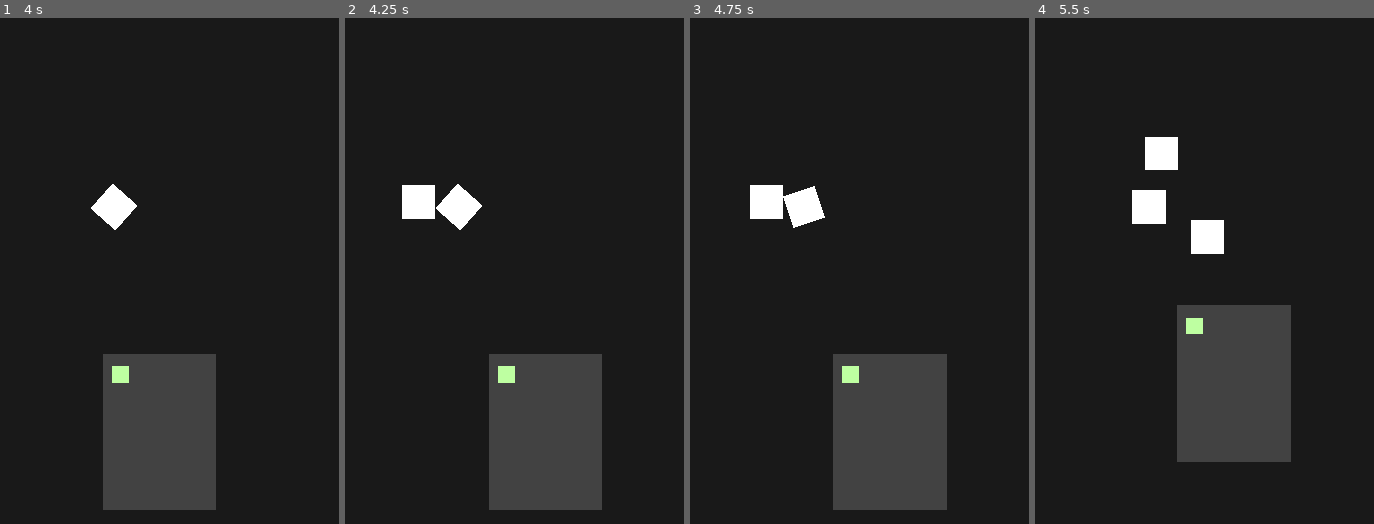
Above: before the commit, frames 1-4 (left to right).
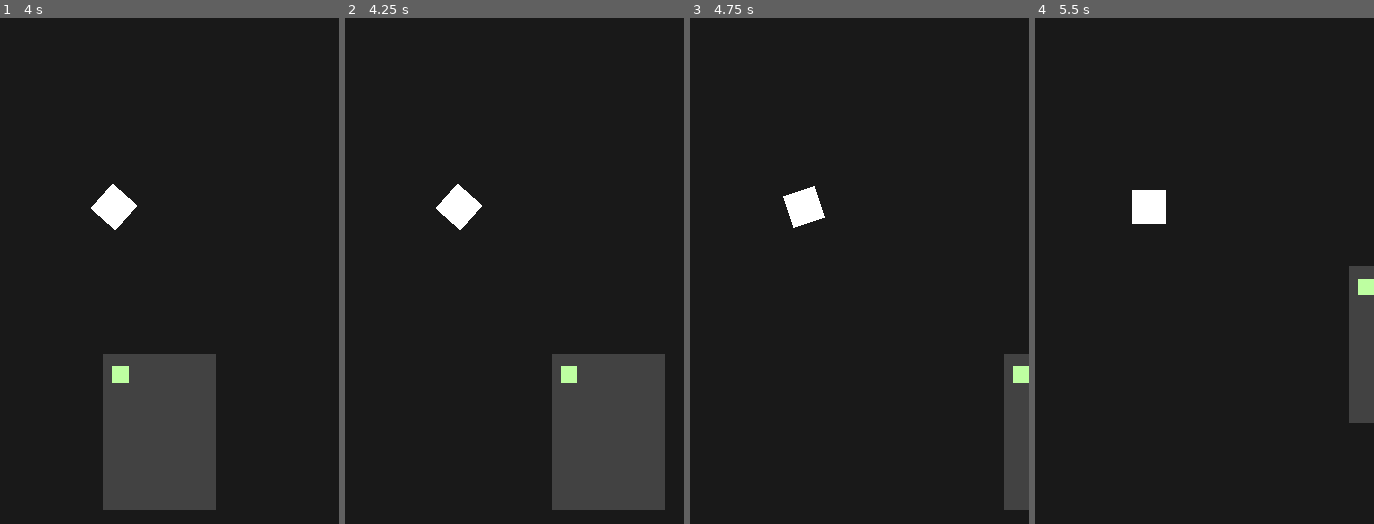
Above: after the commit, the same moments.

Repository: kuma-gee/explosive-delivery
Game: Godot game, scene res://src/bootsplash/SplashScreen.tscn
Same seed, same stepped clock (60 frames per second), same inputs: the game is played once before the commit and once after it.
Inputs (mouse positions are in pixels of both pictures, inside the frame that each line leads up to):
- Up to frame 1 (4 s): tap Enter at 0.5, 3.5 s; move the mouse to (213, 164) at 0.52 s; hold D (move_right) 0.53-1.25 s; tap Space (interact) at 0.6, 2, 2.3, 3.8 s; click (213, 164) at 0.67 s; drag from (23, 245) to (91, 367) at 1.27 s; move the mouse to (159, 33) at 2.02 s; hold D (move_right) 2.03-2.75 s; tap Alt at 2.1 s; drag from (91, 367) to (outside the picture) at 2.77 s; move the mouse to (247, 326) at 3.52 s; hold A (move_left) from 3.53 s (still down); tap Shift at 3.6 s
- Up to frame 2 (4.25 s): keep holding A (move_left)
- Up to frame 3 (4.75 s): release A (move_left) at 4.25 s; drag from (outside the picture) to (outside the picture) at 4.27 s
- Up to frame 4 (5.5 s): tap Space (interact) at 5, 5.1 s; move the mouse to (1170, 205) at 5.02 s; hold S (move_down) from 5.03 s (still down); click (1170, 205) at 5.17 s

Frame 1 is identical in both runs. In frame 2, 12% of the frame differs, in the area x 16-95%, y 33-98%; in frame 3, 13%; in frame 4, 14%, in the area x 32-100%, y 23-88%.

Commit message:
throw item

Diff:
--- a/project.godot
+++ b/project.godot
@@ -9,7 +9,7 @@
 config_version=4
 
 _global_script_classes=[ {
-"base": "Node",
+"base": "Reference",
 "class": "AimDirectionTop2D",
 "language": "GDScript",
 "path": "res://src/prototyping/player/AimDirectionTop2D.gd"
@@ -54,11 +54,6 @@
 "language": "GDScript",
 "path": "res://src/Logger.gd"
 }, {
-"base": "Node",
-"class": "MoveDirectionTop2D",
-"language": "GDScript",
-"path": "res://src/prototyping/behaviour/MoveDirectionTop2D.gd"
-}, {
 "base": "Reference",
 "class": "OptParse",
 "language": "GDScript",
@@ -69,7 +64,12 @@
 "language": "GDScript",
 "path": "res://addons/godot-css-theme/Options.gd"
 }, {
-"base": "Reference",
+"base": "Area2D",
+"class": "PickupArea",
+"language": "GDScript",
+"path": "res://src/prototyping/behaviour/PickupArea.gd"
+}, {
+"base": "KinematicBody2D",
 "class": "PickupItem",
 "language": "GDScript",
 "path": "res://src/prototyping/behaviour/PickupItem.gd"
@@ -79,10 +79,15 @@
 "language": "GDScript",
 "path": "res://src/input/PlayerInput.gd"
 }, {
-"base": "Reference",
+"base": "Node",
 "class": "PlayerMoveTop2D",
 "language": "GDScript",
 "path": "res://src/prototyping/player/PlayerMoveTop2D.gd"
+}, {
+"base": "Node",
+"class": "Projectile2D",
+"language": "GDScript",
+"path": "res://src/prototyping/behaviour/Projectile2D.gd"
 }, {
 "base": "Timer",
 "class": "Spawner",
@@ -124,12 +129,13 @@
 "FreeOnExit2D": "",
 "InputReader": "",
 "Logger": "",
-"MoveDirectionTop2D": "",
 "OptParse": "",
 "Options": "",
+"PickupArea": "",
 "PickupItem": "",
 "PlayerInput": "",
 "PlayerMoveTop2D": "",
+"Projectile2D": "",
 "Spawner": "",
 "Stylesheet": "",
 "ThemeApplier": "",
--- a/scenes/Main.tscn
+++ b/scenes/Main.tscn
@@ -1,20 +1,20 @@
-[gd_scene load_steps=12 format=2]
+[gd_scene load_steps=11 format=2]
 
 [ext_resource path="res://src/prototyping/player/PlayerMoveTop2D.gd" type="Script" id=1]
+[ext_resource path="res://src/prototyping/behaviour/PickupArea.gd" type="Script" id=2]
 [ext_resource path="res://src/prototyping/player/PickupHand.gd" type="Script" id=3]
 [ext_resource path="res://src/input/PlayerInput.gd" type="Script" id=4]
 [ext_resource path="res://src/prototyping/player/AimDirectionTop2D.gd" type="Script" id=5]
-[ext_resource path="res://src/domain/Obstacle.tscn" type="PackedScene" id=6]
-[ext_resource path="res://src/prototyping/behaviour/PickupItem.gd" type="Script" id=7]
+[ext_resource path="res://src/prototyping/behaviour/PickupItem.tscn" type="PackedScene" id=6]
 [ext_resource path="res://src/prototyping/Object2D.tscn" type="PackedScene" id=8]
-[ext_resource path="res://src/prototyping/Item2D.tscn" type="PackedScene" id=9]
-[ext_resource path="res://src/prototyping/behaviour/Spawner.gd" type="Script" id=10]
 
-[sub_resource type="RectangleShape2D" id=3]
+[sub_resource type="RectangleShape2D" id=6]
 extents = Vector2( 20, 20 )
 
+[sub_resource type="RectangleShape2D" id=5]
+
 [sub_resource type="RectangleShape2D" id=2]
-extents = Vector2( 5, 20 )
+extents = Vector2( 20, 20 )
 
 [node name="Main" type="Node2D"]
 
@@ -27,15 +27,21 @@
 margin_bottom = 463.0
 color = Color( 0.262745, 0.262745, 0.262745, 1 )
 
-[node name="PickupItem" type="Area2D" parent="Truck"]
-position = Vector2( 140, 300 )
+[node name="PickupItem" parent="Truck" instance=ExtResource( 6 )]
+
+[node name="Projectile2D" parent="Truck/PickupItem" index="0"]
+deceleration = 50
+
+[node name="PickupArea" type="Area2D" parent="Truck/PickupItem"]
 collision_layer = 8
 collision_mask = 0
-script = ExtResource( 7 )
-pickup_item = ExtResource( 9 )
+script = ExtResource( 2 )
+
+[node name="CollisionShape2D" type="CollisionShape2D" parent="Truck/PickupItem/PickupArea"]
+shape = SubResource( 6 )
 
 [node name="CollisionShape2D" type="CollisionShape2D" parent="Truck/PickupItem"]
-shape = SubResource( 3 )
+shape = SubResource( 5 )
 
 [node name="Object2D" parent="Truck/PickupItem" instance=ExtResource( 8 )]
 scale = Vector2( 0.5, 0.5 )
@@ -74,6 +80,7 @@
 input_path = NodePath("../PlayerInput")
 
 [node name="CollisionShape2D" type="CollisionShape2D" parent="Player/PickupHand"]
+position = Vector2( -10, 0 )
 shape = SubResource( 2 )
 
 [node name="Camera2D" type="Camera2D" parent="."]
@@ -81,19 +88,6 @@
 current = true
 zoom = Vector2( 0.5, 0.5 )
 
-[node name="Spawner" type="Timer" parent="."]
-autostart = true
-script = ExtResource( 10 )
-spawn_objects = [ ExtResource( 6 ) ]
-
-[node name="SpawnPoint" type="Position2D" parent="Spawner"]
-position = Vector2( 25, 193 )
-
-[node name="SpawnPoint2" type="Position2D" parent="Spawner"]
-position = Vector2( 25, 141 )
-
-[node name="SpawnPoint3" type="Position2D" parent="Spawner"]
-position = Vector2( 25, 93 )
-
+[editable path="Truck/PickupItem"]
 [editable path="Truck/PickupItem/Object2D"]
 [editable path="Truck/PickupItem/Object2D/Sprite2D"]
--- a/src/Logger.gd
+++ b/src/Logger.gd
@@ -9,7 +9,7 @@
 }
 
 var name = ""
-var levels = [Level.INFO]
+var levels = [Level.INFO, Level.DEBUG]
 
 func _init(n: String):
 	name = n
--- a/src/domain/Obstacle.tscn
+++ b/src/domain/Obstacle.tscn
@@ -2,7 +2,7 @@
 
 [ext_resource path="res://src/prototyping/behaviour/FreeOnExit2D.gd" type="Script" id=1]
 [ext_resource path="res://src/prototyping/Object2D.tscn" type="PackedScene" id=2]
-[ext_resource path="res://src/prototyping/behaviour/MoveDirectionTop2D.gd" type="Script" id=3]
+[ext_resource path="res://src/prototyping/behaviour/Projectile2D.gd" type="Script" id=3]
 
 [sub_resource type="RectangleShape2D" id=1]
 extents = Vector2( 20, 20 )
--- a/src/prototyping/behaviour/MoveDirectionTop2D.gd
+++ /dev/null
@@ -1,9 +0,0 @@
-class_name MoveDirectionTop2D extends Node
-
-export var direction := Vector2.RIGHT
-export var speed := 300
-
-onready var body: KinematicBody2D = get_parent()
-
-func _physics_process(delta):
-	body.move_and_slide(direction * speed)
--- /dev/null
+++ b/src/prototyping/behaviour/PickupArea.gd
@@ -0,0 +1,33 @@
+class_name PickupArea extends Area2D
+
+onready var pickup_item: PickupItem = get_parent()
+
+var logger = Logger.new("PickupArea")
+var pickup_owner: Node2D setget _set_pickup_owner
+
+func _set_pickup_owner(node: Node2D):
+	pickup_owner = node
+	monitorable = not node
+	monitoring = not node
+
+
+func _process(delta):
+	if pickup_owner:
+		pickup_item.global_position = pickup_owner.global_position
+		pickup_item.global_rotation = pickup_owner.global_rotation
+
+
+func picked_up_by(hand: Node2D):
+	if pickup_owner:
+		logger.debug("already picked up by another owner")
+		return
+
+	self.pickup_owner = hand
+
+
+func place_item():
+	self.pickup_owner = null
+
+func throw_item(dir: Vector2):
+	self.pickup_owner = null
+	pickup_item.throw(dir)
--- a/src/prototyping/behaviour/PickupItem.gd
+++ b/src/prototyping/behaviour/PickupItem.gd
@@ -1,3 +1,10 @@
-class_name PickupItem extends Area2D
+class_name PickupItem extends KinematicBody2D
 
 export var pickup_item: PackedScene
+
+onready var projectile: Projectile2D = $Projectile2D
+
+var logger = Logger.new("PickupItem")
+
+func throw(dir: Vector2):
+	projectile.velocity = dir
--- /dev/null
+++ b/src/prototyping/behaviour/PickupItem.tscn
@@ -0,0 +1,17 @@
+[gd_scene load_steps=4 format=2]
+
+[ext_resource path="res://src/prototyping/behaviour/Projectile2D.gd" type="Script" id=1]
+[ext_resource path="res://src/prototyping/behaviour/PickupItem.gd" type="Script" id=2]
+[ext_resource path="res://src/prototyping/Item2D.tscn" type="PackedScene" id=3]
+
+[node name="PickupItem" type="KinematicBody2D"]
+position = Vector2( 140, 300 )
+collision_layer = 0
+collision_mask = 0
+script = ExtResource( 2 )
+pickup_item = ExtResource( 3 )
+
+[node name="Projectile2D" type="Node" parent="."]
+script = ExtResource( 1 )
+bounce = true
+deceleration = 100
--- /dev/null
+++ b/src/prototyping/behaviour/Projectile2D.gd
@@ -0,0 +1,15 @@
+class_name Projectile2D extends Node
+
+export var bounce = false
+export var deceleration := 500
+export var weight := 1
+
+onready var body: KinematicBody2D = get_parent()
+
+var velocity := Vector2.ZERO
+
+func _physics_process(delta):
+	velocity = velocity.move_toward(Vector2.ZERO, deceleration * delta)
+	var collision = body.move_and_collide(velocity)
+	if collision and bounce:
+		velocity = velocity.bounce(collision.normal)
--- a/src/prototyping/player/PickupHand.gd
+++ b/src/prototyping/player/PickupHand.gd
@@ -3,14 +3,14 @@
 export var input_path: NodePath
 onready var input: PlayerInput = get_node(input_path)
 
-export var max_throw_strength = 50
+export var max_throw_strength = 30
 
-var holding_item: PickupItem
-var item: Node2D
+var logger = Logger.new("PickupHand")
+
+var holding_item: PickupArea
 
 var throw_strength = 0
 var throw_activate_threshold = 0.2
-
 var interact_pressing = -1
 
 func _ready():
@@ -25,7 +25,9 @@
 			_pickup_item()
 		else:
 			if throw_strength > 0:
-				print(throw_strength)
+				var dir = Vector2.RIGHT.rotated(global_rotation)
+				holding_item.throw_item(dir * throw_strength)
+				holding_item = null
 				throw_strength = 0
 			else:
 				_place_item()
@@ -39,17 +41,16 @@
 func _process(delta):
 	if interact_pressing >= 0:
 		interact_pressing += delta
-		print("increase: " + str(interact_pressing))
 
 	if interact_pressing >= throw_activate_threshold and holding_item:
 		throw_strength = clamp(throw_strength + 1, 0, max_throw_strength)
 
 
 func _pickup_item():
-	var closest_item = null
+	var closest_item: PickupArea = null
 	var closest_item_dot_scale = -1
 	for area in get_overlapping_areas():
-		if area is PickupItem:
+		if area is PickupArea:
 			if closest_item == null:
 				closest_item = area
 			else:
@@ -62,15 +63,9 @@
 					closest_item_dot_scale = dot_scale
 
 	if closest_item:
-		holding_item = closest_item.duplicate()
-		item = holding_item.pickup_item.instance()
-		add_child(item)
-		item.position = Vector2.ZERO
-		closest_item.queue_free()
-
+		closest_item.picked_up_by(self)
+		holding_item = closest_item
 
 func _place_item():
-	get_tree().current_scene.add_child(holding_item)
-	holding_item.global_position = global_position
+	holding_item.place_item()
 	holding_item = null
-	item.queue_free()
